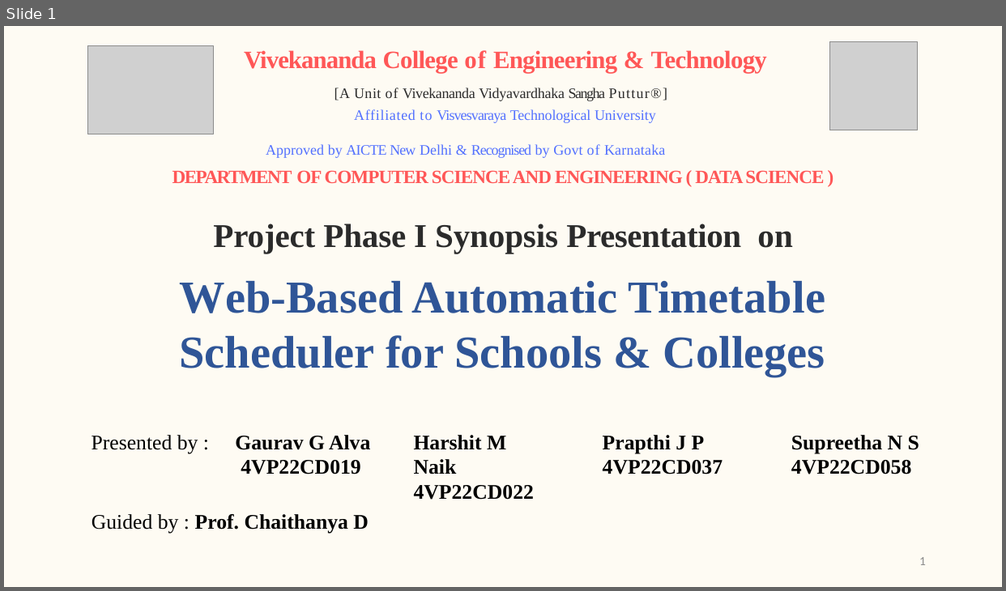
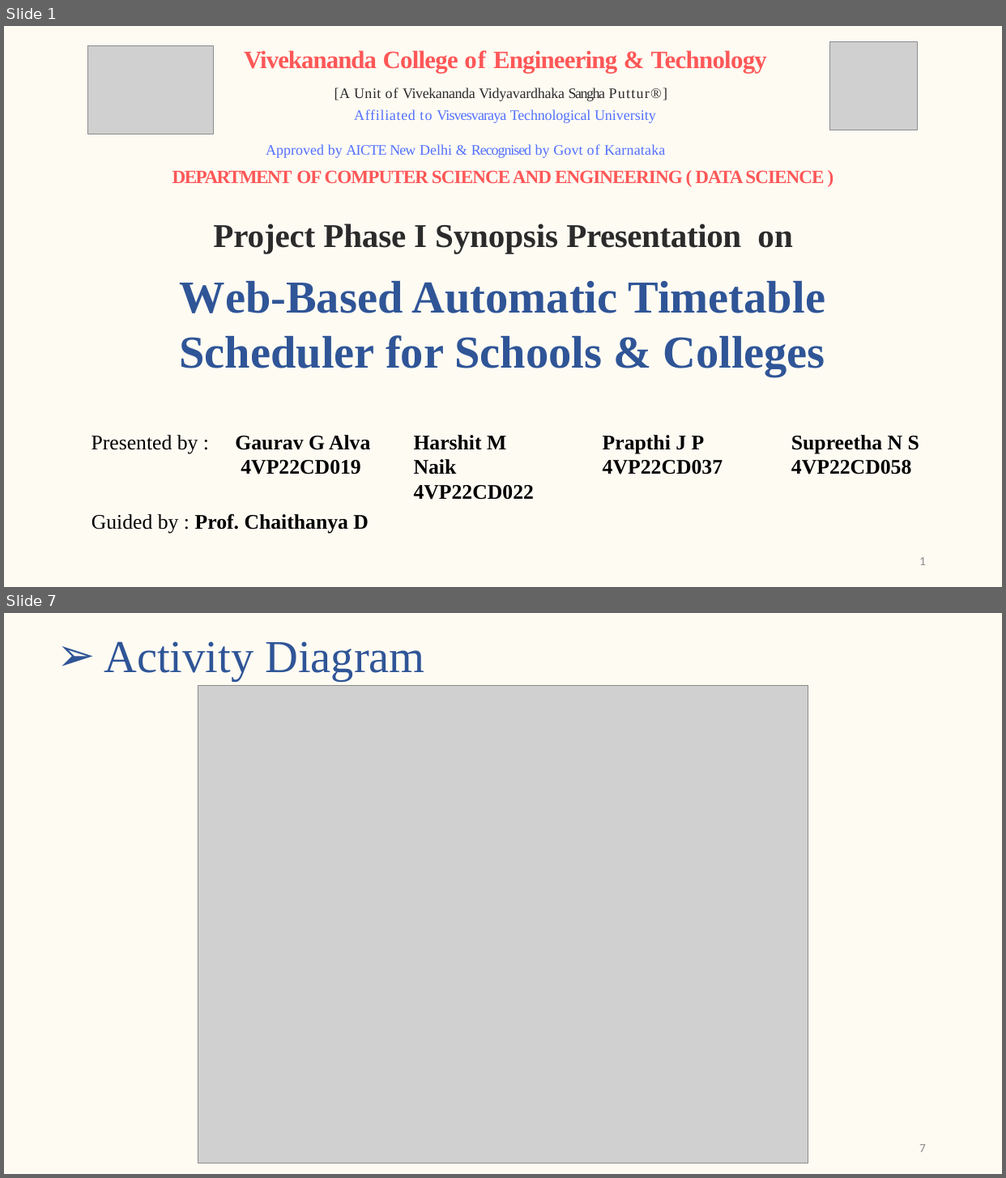
Before and after one commit to s-saanvi/Collection, a slide deck: Synopsis/Synopsis Presentation.pptx. Shown one above the other, each under a label of ours: slide 1 before the commit, slides 1 and 7 after it; the slides between them are not shown. The pictures are 1006x591 and 1006x1178 pixels, drawn with LibreOffice and Linux fonts; fonts in the diff are those of the drawing; grey boxes stand for pictures. Boxes give left, top, right and bottom in pixels: in the first picture for what was removed or moved away, otherwise in the second. Text is boxed around its words. In the diff, an @@ line names an element or a change of style, - is before the commit and + after.

```diff
--- a/Synopsis/Synopsis Presentation.pptx
+++ b/Synopsis/Synopsis Presentation.pptx
@@ slide 7 added at bbox=[4, 613, 1002, 1174], background #FEF9E8 at 51% opacity @@
@@ title added at bbox=[104, 641, 424, 681], 44 pt, text #2F5597 @@
+➢ Activity Diagram
@@ picture added at bbox=[198, 686, 808, 1163] @@
@@ page number added at bbox=[919, 1144, 926, 1152], 12 pt, text #8C8C8C @@
+7
```
Also in this commit, not shown: 5 slides changed, 3 other slides added, 3 slides removed, 1 other file.
